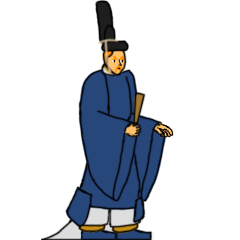
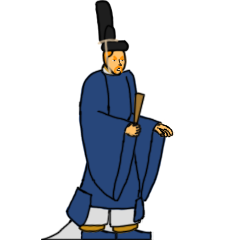
Layers edited between the first and the second 240x240 image:
added layer "tete2" above "tete" over [94, 0, 130, 76]
